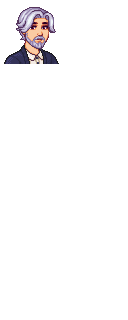
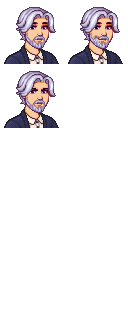
Layered file, before and after one edit (w=128, h=320). Changes by layer:
painted on "SDV_David_64.png" over (4, 7, 123, 128)
